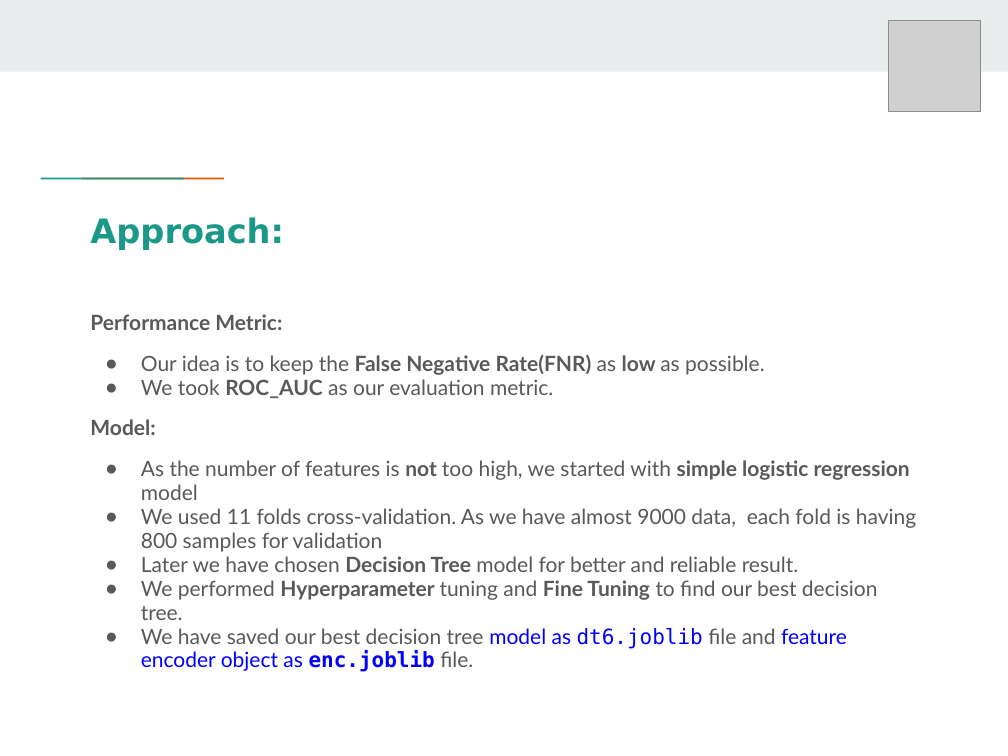
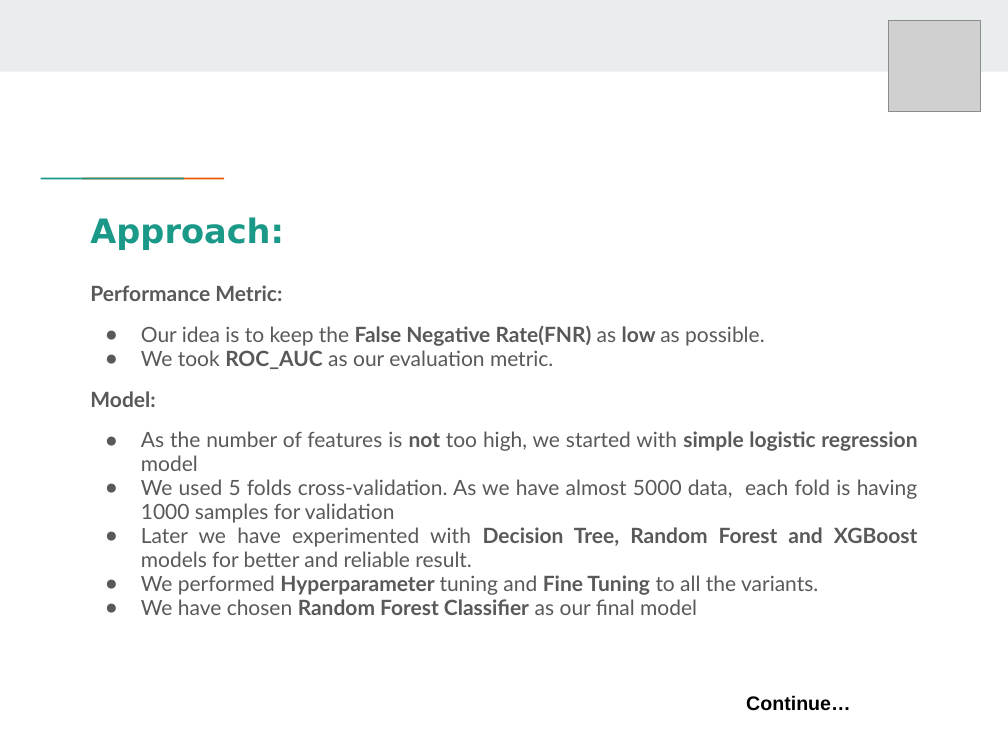
Before and after one commit to Redcof/HPE_Machine_Learning_Hackathon_CG_2022, a slide deck: slide 5 of HPE_Machine_Learning_Hackathon_CG_2022.pptx. Drawn at 1008x756 pixels with LibreOffice and Linux fonts; fonts in the diff are those of the drawing; grey boxes stand for pictures. Boxes give left, top, right and bottom in pixels: in the first picture for what was removed or moved away, otherwise in the second. Text is boxed around its words. In the diff, an @@ line names an element or a change of style, - is before the commit and + after.

```diff
--- a/HPE_Machine_Learning_Hackathon_CG_2022.pptx
+++ b/HPE_Machine_Learning_Hackathon_CG_2022.pptx
@@ text "Performance Metric:": place and size @@
-text "Performance Metric:" at (90,314,916,649)
+text "Performance Metric:" at (90,285,918,615)
@@ text at (90,285,917,471): alignment left to justified @@
@@ text at (141,479,918,615): text changed @@
-● We used 11 folds cross-validation. As we have almost 9000 data, each fold is having 800 samples for validation
-● Later we have chosen Decision Tree model for better and reliable result.
-● We performed Hyperparameter tuning and Fine Tuning to find our best decision tree.
-● We have saved our best decision tree model as dt6.joblib file and feature encoder object as enc.joblib file.
+● We used 5 folds cross-validation. As we have almost 5000 data, each fold is having 1000 samples for validation
+● Later we have experimented with Decision Tree, Random Forest and XGBoost models for better and reliable result.
+● We performed Hyperparameter tuning and Fine Tuning to all the variants.
+● We have chosen Random Forest Classifier as our final model
@@ text added at (746,695,851,711), 14 pt, text #000000, bold @@
+Continue…
```
Also in this commit, not shown: 5 other slides changed, 1 slide added, 36 other files.
